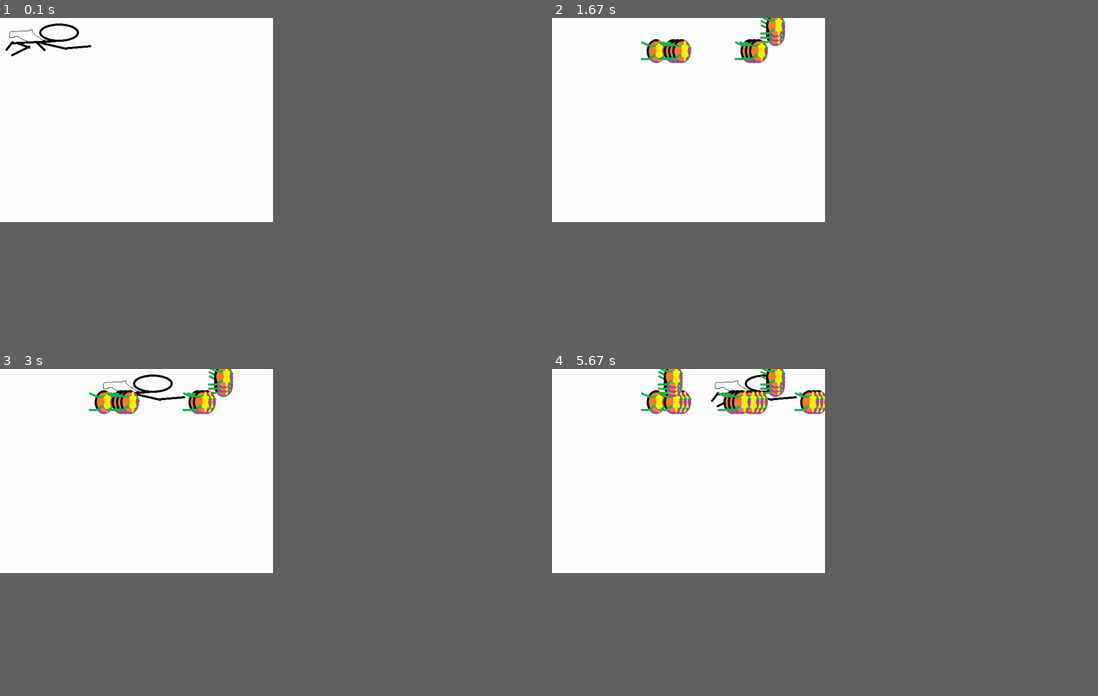
Above: before the commit, frames 1-4 (two rows, left to right).
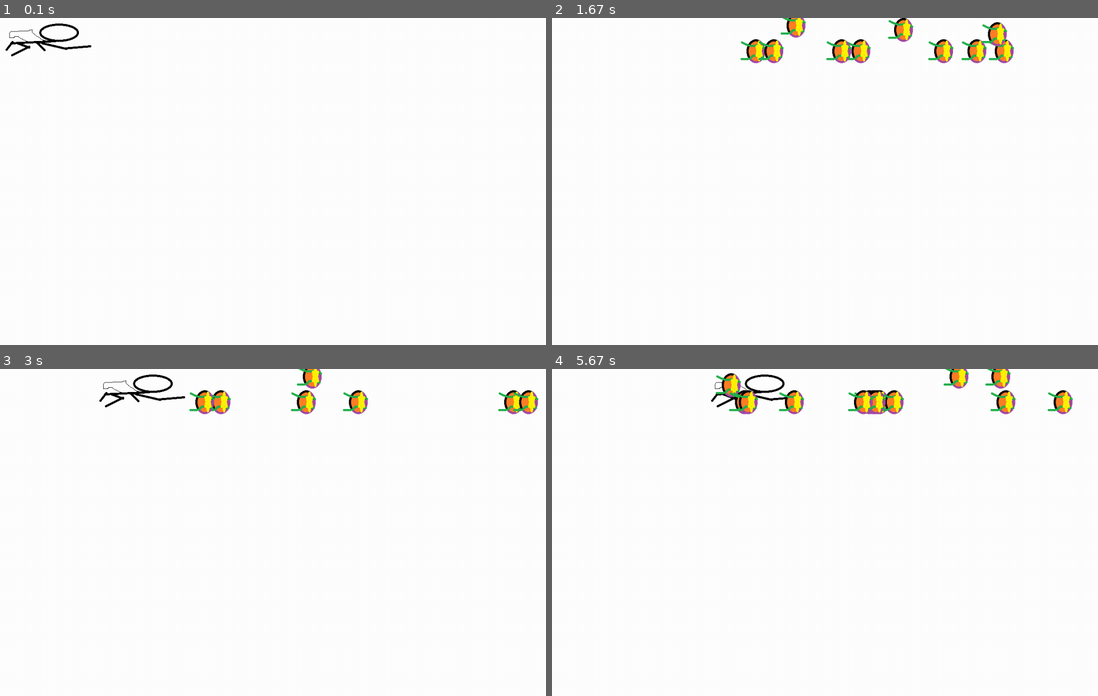
Above: after the commit, the same moments.

Repository: MrValdez/pygame-tutorial
Game: pygame game, started from main.py
Same seed, same stepped clock (60 frames per second), same inputs: the game is played once before the commit and once after it.
Inputs:
- Up to frame 1 (0.1 s): no input
- Up to frame 2 (1.67 s): tap Space at 0.33, 0.73, 1.03, 1.23 s; hold Right 0.67-1.13 s; hold Up 1.17-1.47 s
- Up to frame 3 (3 s): hold Down 2.57-2.87 s; tap Space at 2.63, 2.97 s; hold Left from 2.9 s (still down)
- Up to frame 4 (5.67 s): tap Space at 3.27, 3.4, 3.8, 4.1, 4.47, 4.87, 5.17, 5.37 s; release Left at 3.3 s; hold Up 3.33-3.7 s; hold Right 3.73-4.37 s; hold Down 4.4-4.77 s; hold Left 4.8-5.27 s; hold Right from 5.3 s (still down)
In our replay, the window is 450x337 before the commit and 900x540 after it. These sizes can differ from the game's own. Grey fills any space a smaller window leaves; there, only what the larger window draws over its background counts as a difference.

The runs differ from the first frame. In frame 1, less than 0.1% of the frame differs, in the area x 2-3%, y 11-12%; in frame 2, 3.0%; in frame 3, 2.3%; in frame 4, 3.8%, in the area x 16-96%, y 0-14%.

Commit message:
tim tim tim

Diff:
--- a/gameobject.py
+++ b/gameobject.py
@@ -1,5 +1,6 @@
 # gameobject.py
 import pygame
+import random
 
 class GameObject:
     def __init__(self, filename, pos):
@@ -35,3 +36,8 @@
         super().__init__("shot.png", pos)
         self.pos[0] += 200
         self.pos[1] += 50
+
+        self.speed = random.randint(1, 20)
+
+    def update(self):
+        self.pos[0] += self.speed
--- a/main.py
+++ b/main.py
@@ -1,8 +1,10 @@
 # main.py
+import os
 import pygame
 from gameobject import Shot, Hero
 
-resolution = (640, 480)
+os.environ["SDL_VIDEO_WINDOW_POS"] = "0,0"
+resolution = (1280, 768)
 isRunning = True
 
 pygame.init()
